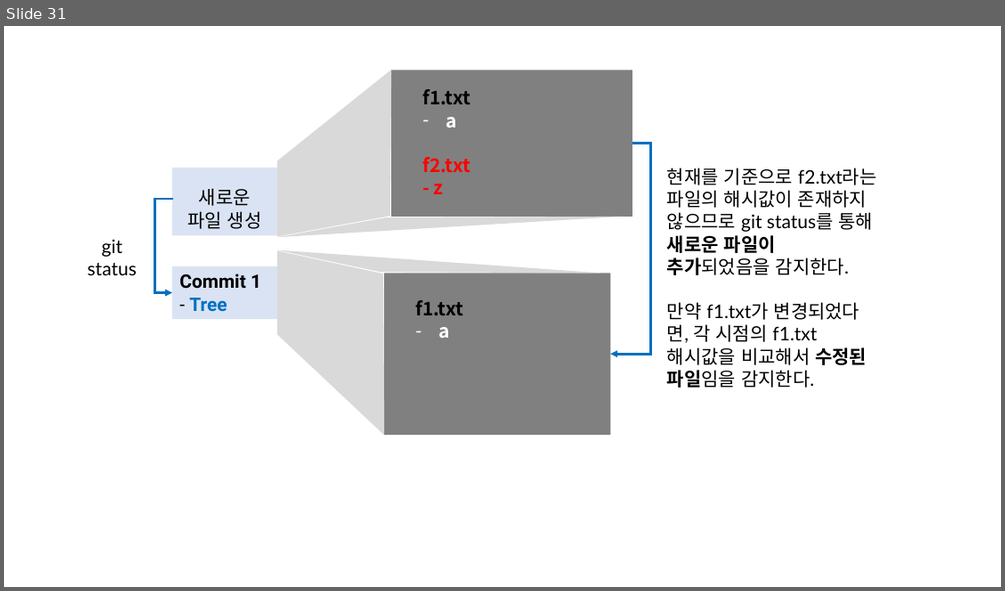
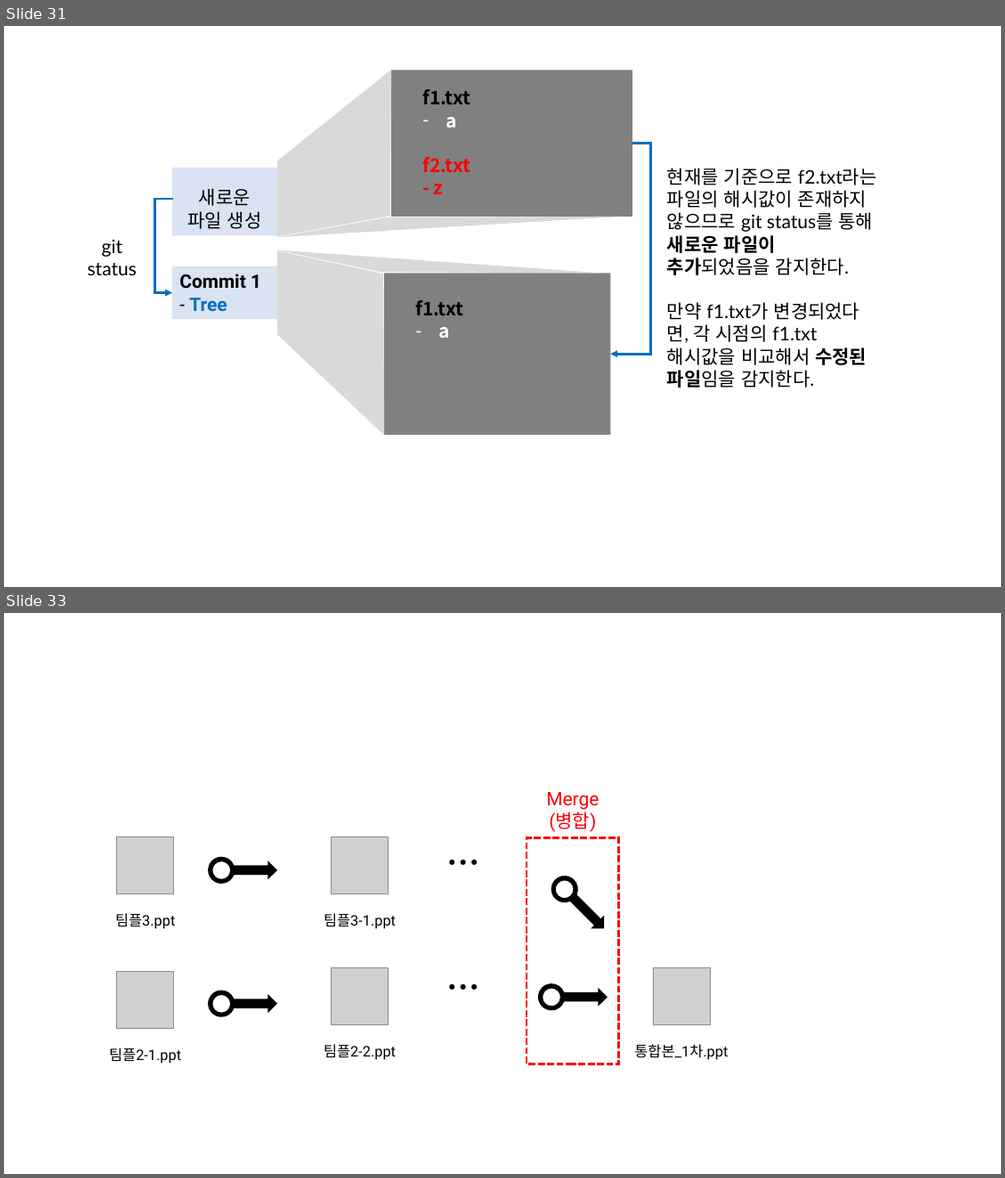
Before and after one commit to Han-Joon-Hyeok/TIL, a slide deck: Git/images/images.pptx. Shown one above the other, each under a label of ours: slide 31 before the commit, slides 31 and 33 after it; the slides between them are not shown. The pictures are 1005x591 and 1005x1178 pixels, drawn with LibreOffice and Linux fonts; fonts in the diff are those of the drawing; grey boxes stand for pictures. Boxes give left, top, right and bottom in pixels: in the first picture for what was removed or moved away, otherwise in the second. Text is boxed around its words. In the diff, an @@ line names an element or a change of style, - is before the commit and + after.

```diff
--- a/Git/images/images.pptx
+++ b/Git/images/images.pptx
@@ slide 33 added at bbox=[4, 613, 1001, 1174], background #FFFFFF @@
@@ text added at bbox=[546, 792, 599, 832], 18 pt, text #FF0000 @@
+Merge
+(병합)
@@ picture added at bbox=[117, 836, 174, 893] @@
@@ picture added at bbox=[332, 836, 388, 893] @@
@@ text added at bbox=[435, 839, 492, 887], 32 pt, text #000000, bold @@
+…
@@ rectangle added at bbox=[526, 838, 619, 1064], outline #FF0000 2.25 pt dashed @@
@@ freeform shape added at bbox=[208, 857, 278, 884], fill #000000 @@
@@ freeform shape added at bbox=[545, 870, 614, 938], fill #000000 @@
@@ text added at bbox=[115, 913, 175, 929], 14 pt, text #000000 @@
+팀플3.ppt
@@ text added at bbox=[324, 913, 396, 929], 14 pt, text #000000 @@
+팀플3-1.ppt
@@ picture added at bbox=[117, 971, 174, 1028] @@
@@ picture added at bbox=[332, 967, 388, 1024] @@
@@ text added at bbox=[435, 962, 492, 1010], 32 pt, text #000000, bold @@
+…
@@ freeform shape added at bbox=[538, 983, 607, 1010], fill #000000 @@
@@ picture added at bbox=[653, 967, 710, 1024] @@
@@ freeform shape added at bbox=[208, 989, 278, 1017], fill #000000 @@
@@ text added at bbox=[109, 1047, 181, 1063], 14 pt, text #000000 @@
+팀플2-1.ppt
@@ text added at bbox=[324, 1044, 396, 1060], 14 pt, text #000000 @@
+팀플2-2.ppt
@@ text added at bbox=[634, 1044, 728, 1060], 14 pt, text #000000 @@
+통합본_1차.ppt
```
Also in this commit, not shown: 16 other slides added, 18 other files.
